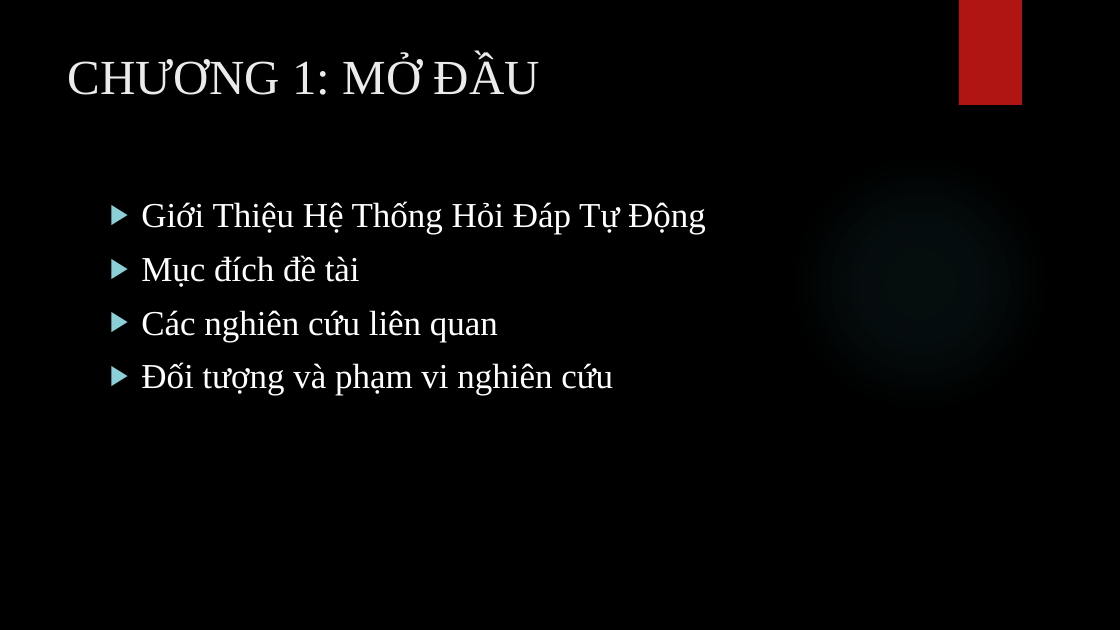
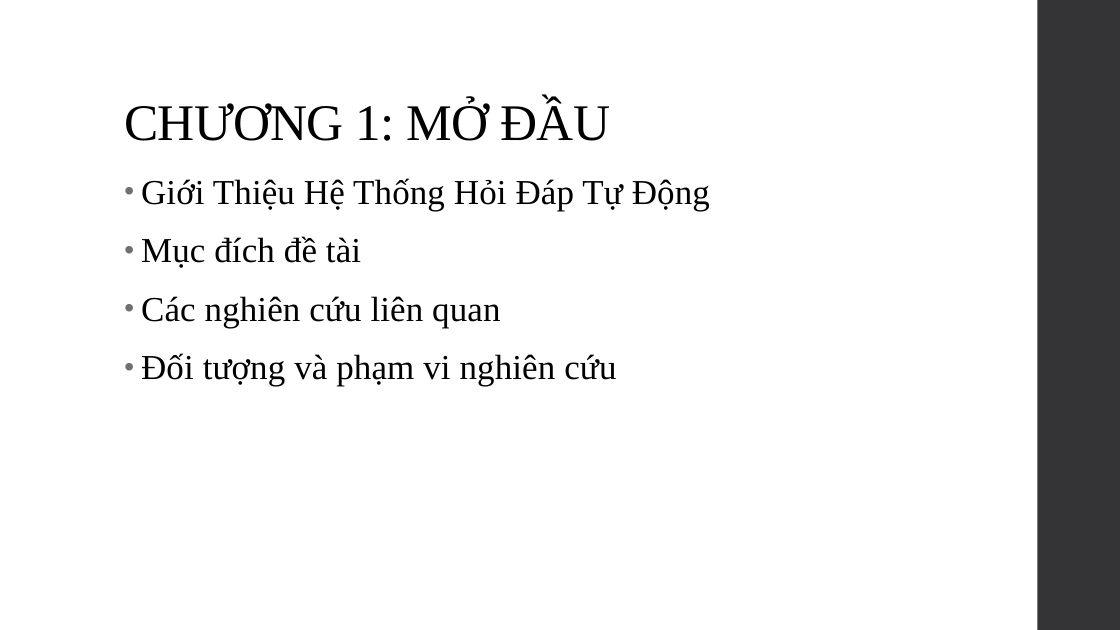
Before and after one commit to SaiGonSoftware/QA-Forum, a slide deck: slide 2 of Document/Baocao.pptx. Drawn at 1120x630 pixels with LibreOffice and Linux fonts; fonts in the diff are those of the drawing; background and template pictures are left out. Boxes give left, top, right and bottom in pixels: in the first picture for what was removed or moved away, otherwise in the second. Text is boxed around its words. In the diff, an @@ line names an element or a change of style, - is before the commit and + after.

```diff
--- a/Document/Baocao.pptx
+++ b/Document/Baocao.pptx
@@ background picture (left out) to #FFFFFF @@
@@ rectangle removed at [959,0,1022,105] @@
@@ rectangle added at [1038,0,1120,630], fill #353537 @@
@@ title "CHƯƠNG 1: MỞ ĐẦU": place and size @@
-title "CHƯƠNG 1: MỞ ĐẦU" at [68,56,540,95]
+title "CHƯƠNG 1: MỞ ĐẦU" at [124,99,610,141]
@@ title "CHƯƠNG 1: MỞ ĐẦU" at [124,99,610,141]: size 42 to 44 pt, text colour #EBEBEB to #000000, letter spacing 0 to -0.5 pt; line spacing 1 to 0.9; vertical alignment top to bottom @@
@@ text "Giới Thiệu Hệ Thống Hỏi ...": place and size @@
-text "Giới Thiệu Hệ Thống Hỏi ..." at [141,201,706,396]
+text "Giới Thiệu Hệ Thống Hỏi ..." at [141,178,710,387]
@@ text "Giới Thiệu Hệ Thống Hỏi ..." at [141,178,710,387]: text colour #FFFFFF to #000000, letter spacing 0 to 0.1 pt; bullet ▶ to •; line spacing 1 to 0.95; more space between paragraphs; bullet colour #8AD0D6 to #6F6F74 @@
@@ ellipse removed at [791,154,1049,413] @@
```
Also in this commit, not shown: 8 other slides changed.
